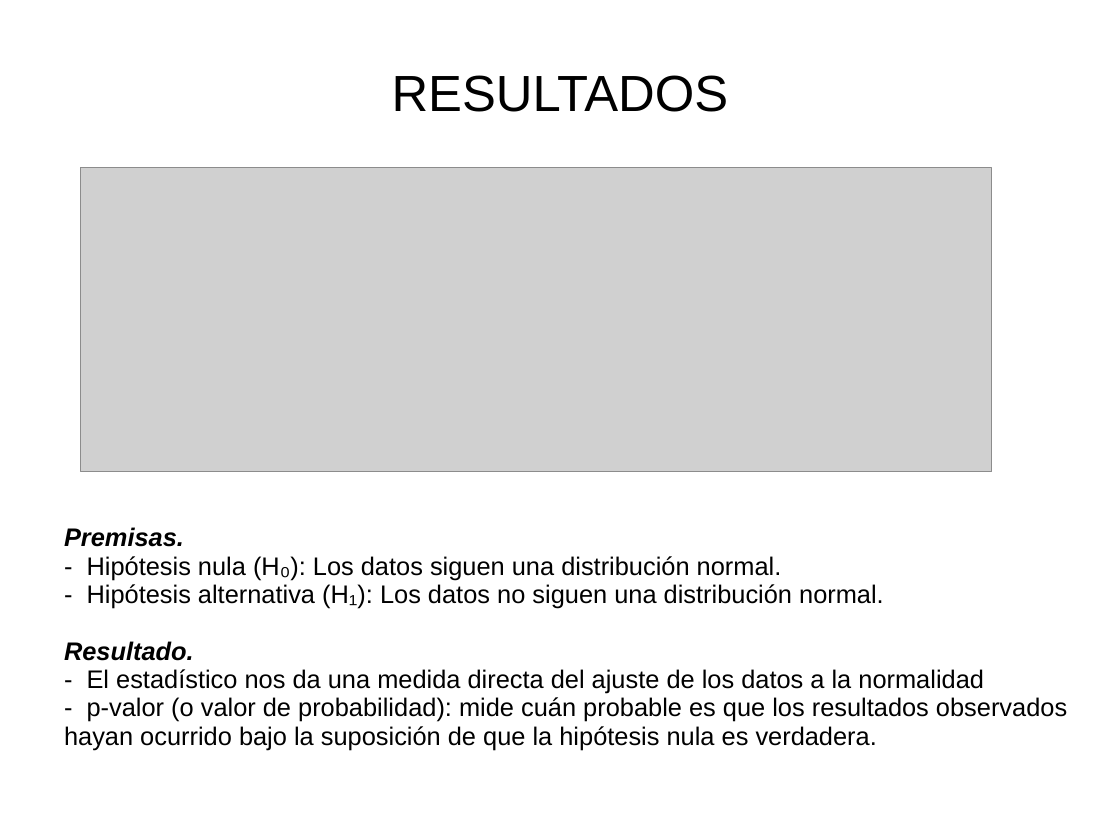
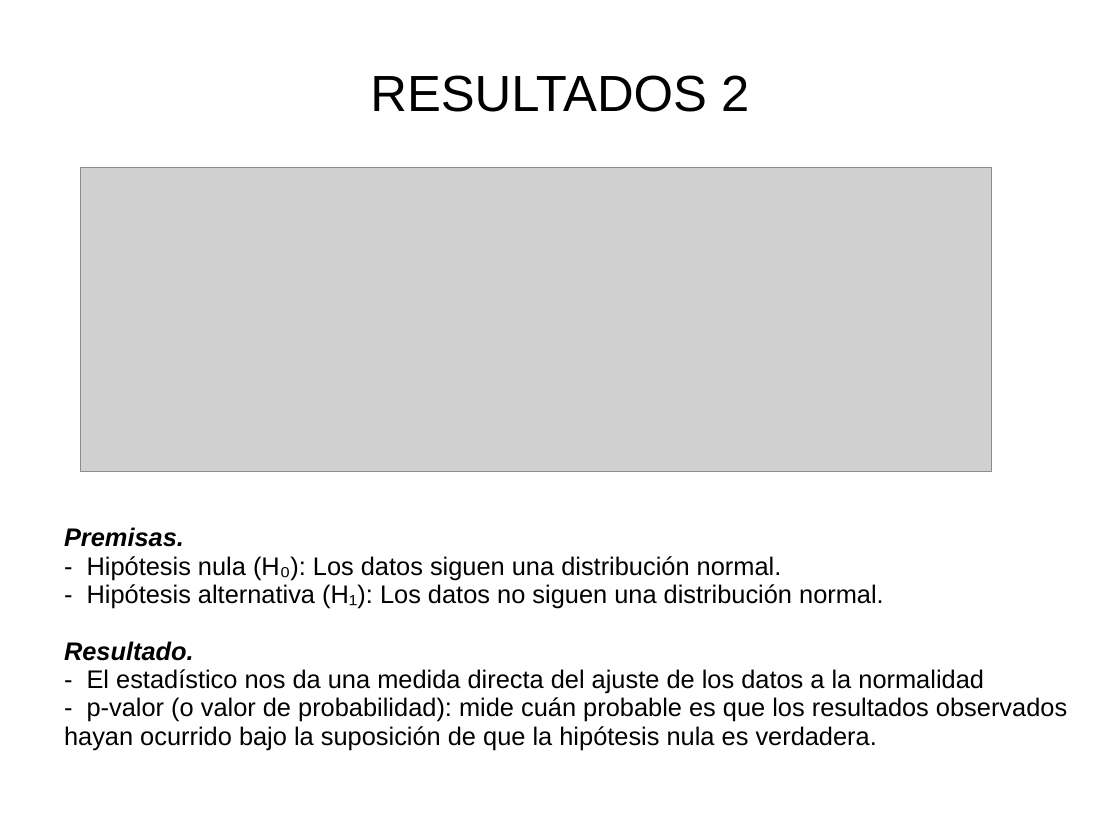
Before and after one commit to MCostal/Sprint10, a slide deck: slide 11 of Presentacion_proyecto.ppt. Drawn at 1120x840 pixels with LibreOffice and Linux fonts; fonts in the diff are those of the drawing; grey boxes stand for pictures. Boxes give left, top, right and bottom in pixels: in the first picture for what was removed or moved away, otherwise in the second. Text is boxed around its words. In the diff, an @@ line names an element or a change of style, - is before the commit and + after.

```diff
--- a/Presentacion_proyecto.ppt
+++ b/Presentacion_proyecto.ppt
@@ text at (370,75,749,112): text changed @@
-RESULTADOS
+RESULTADOS 2
```
Also in this commit, not shown: 5 other slides changed, 1 slide added, 1 slide removed, 1 other file.
